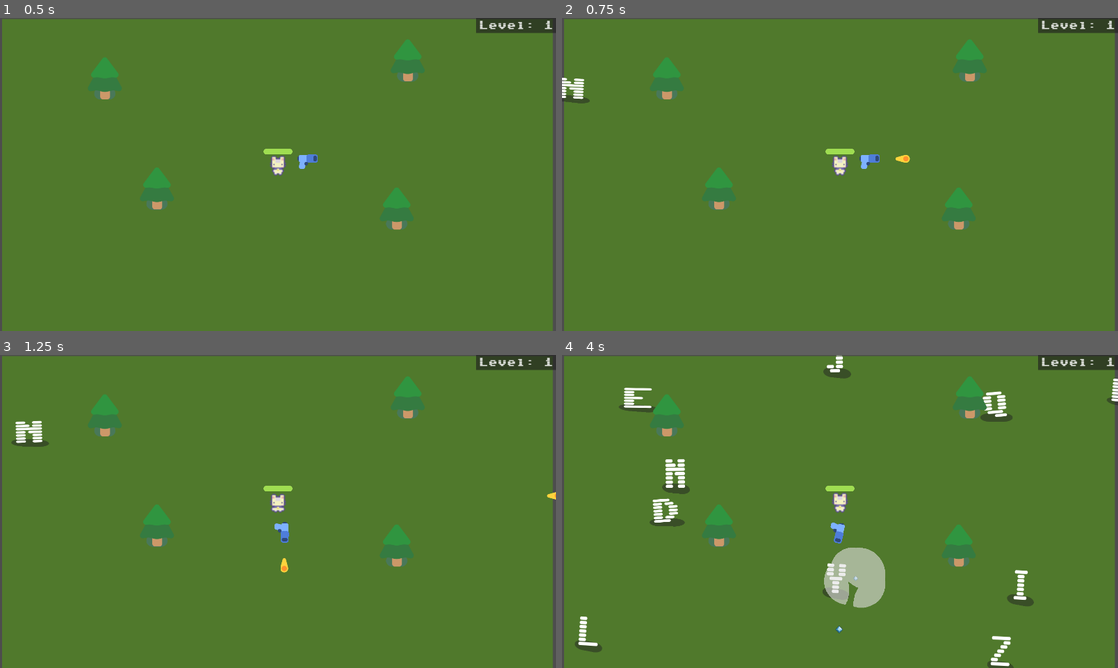
Above: before the commit, frames 1-4 (two rows, left to right).
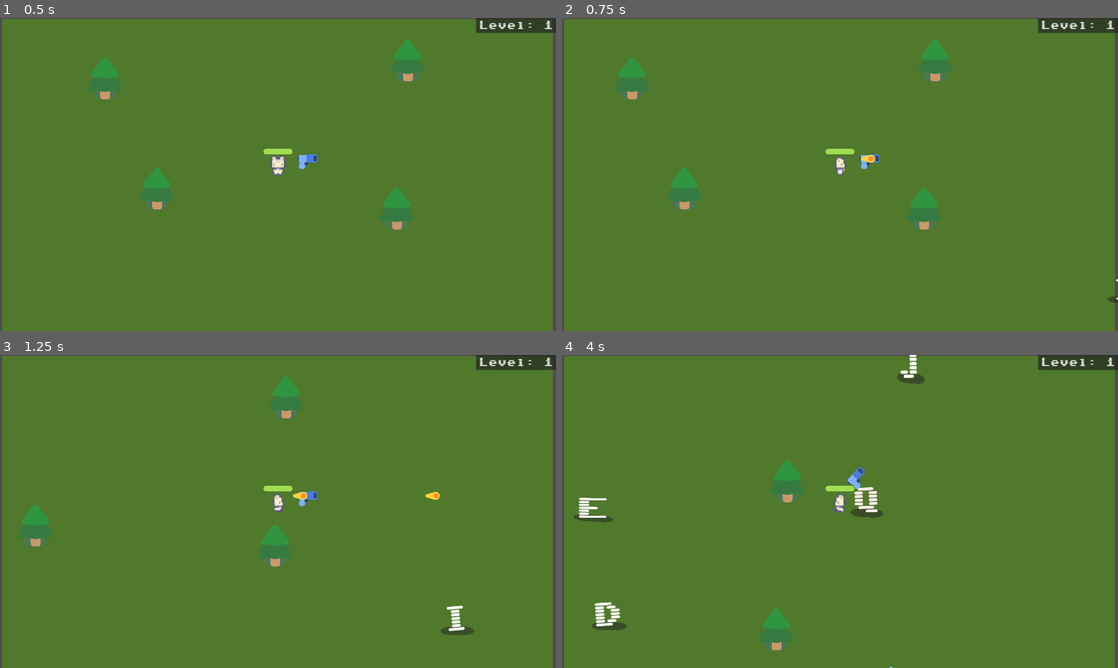
Above: after the commit, the same moments.

Repository: cu-jonas/cozy_cook
Game: Godot game, scene res://main.tscn
Two runs of this game, one before a commit and one after it. Both use one fixed random seed, a clock stepped at 60 frames per second and the inputs below.
Inputs:
- Up to frame 1 (0.5 s): no input
- Up to frame 2 (0.75 s): tap Enter at 0.5 s; hold D (move_right) from 0.53 s (still down)
- Up to frame 3 (1.25 s): keep holding D (move_right)
- Up to frame 4 (4 s): release D (move_right) at 1.28 s; hold S (move_down) 1.28-2.03 s; hold D (move_right) 2.03-2.78 s; hold W (move_up) 2.78-3.53 s; hold A (move_left) from 3.53 s (still down)

Frame 1 is identical in both runs. In frame 2, 4.6% of the frame differs, in the area x 0-100%, y 6-91%; in frame 3, 4.6%; in frame 4, 8.4%, in the area x 2-100%, y 0-100%.
Error before the commit: Parse Error: Expected end of statement after variable declaration, found "Identifier" instead. (res://characters/player_cat/player_cat.gd:8)

Commit message:
fix some bugs

Diff:
--- a/characters/player_cat/player_cat.gd
+++ b/characters/player_cat/player_cat.gd
@@ -4,8 +4,8 @@
 var xp = 0
 var level = 1
 var xp_requirements: Array = [
-	3,5,10,15,25
-]a
+	3,5,10,15
+]
 
 var weapon_speed: Array = [
 	.5, .4, .3, .2, .1, .05
